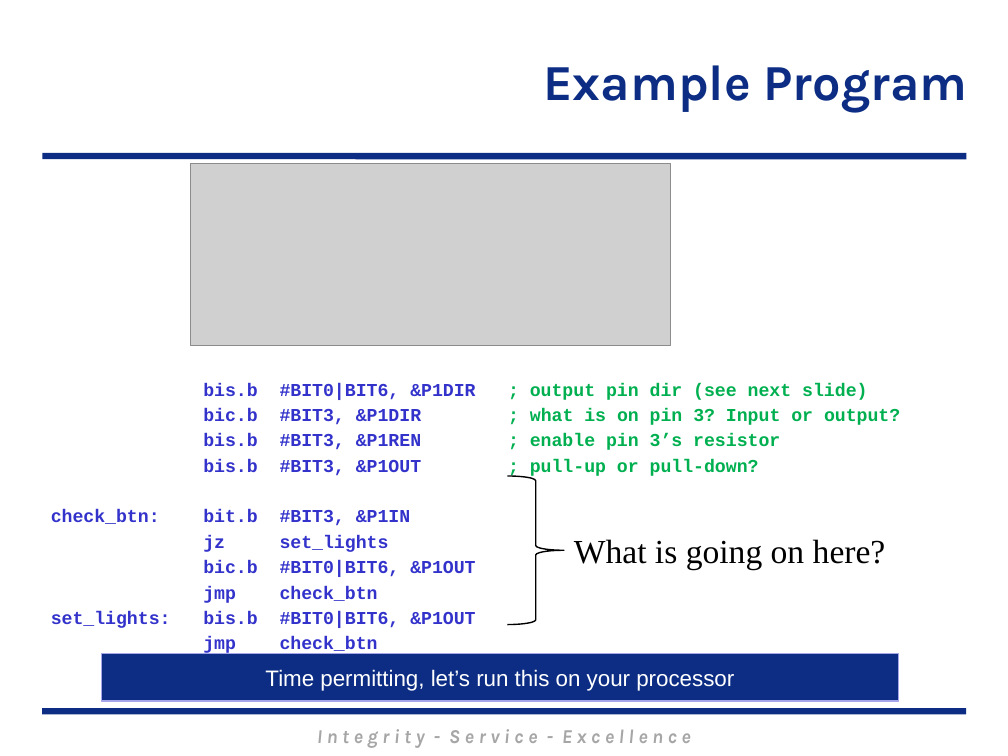
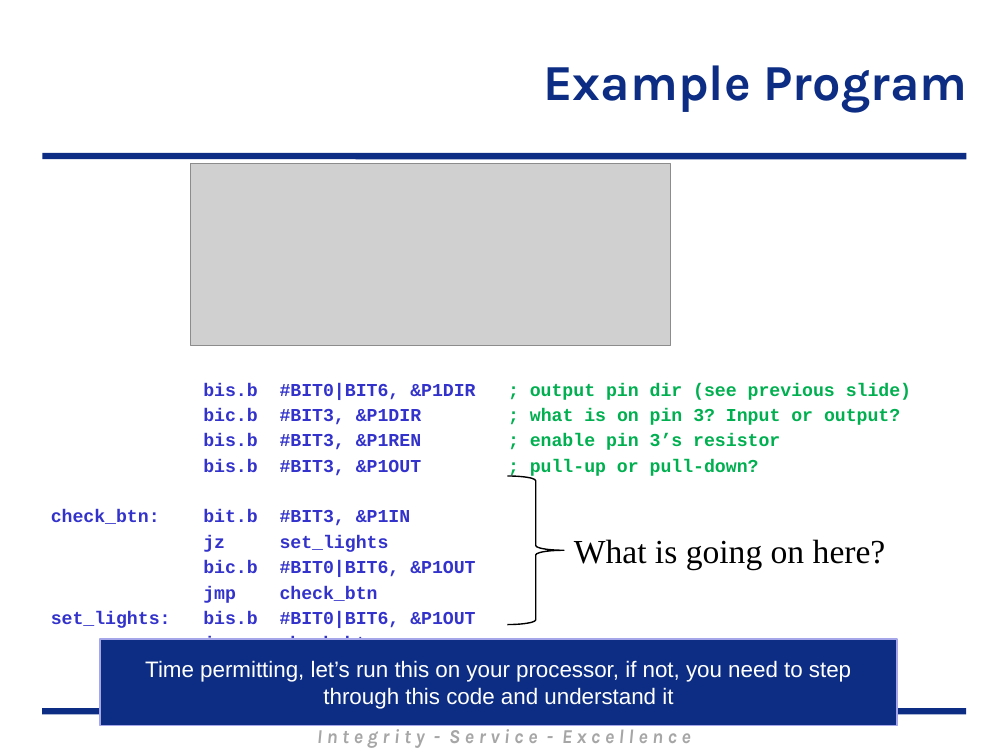
Before and after one commit to MarsUniversity/ECE382, a slide deck: slide 15 of source/lessons/lsn13/Lsn13.pptx (slide 14 before the commit). Drawn at 1008x756 pixels with LibreOffice and Linux fonts; fonts in the diff are those of the drawing; grey boxes stand for pictures; background and template pictures are left out. Boxes give left, top, right and bottom in pixels: in the first picture for what was removed or moved away, otherwise in the second. Text is boxed around its words. In the diff, an @@ line names an element or a change of style, - is before the commit and + after.

```diff
--- a/source/lessons/lsn13/Lsn13.pptx
+++ b/source/lessons/lsn13/Lsn13.pptx
@@ text at box(203, 383, 911, 472): text changed @@
-bis.b #BIT0|BIT6, &P1DIR ; output pin dir (see next slide)
+bis.b #BIT0|BIT6, &P1DIR ; output pin dir (see previous slide)
@@ rectangle "Time permitting, let’s run this ...": place and size @@
-rectangle "Time permitting, let’s run this ..." at box(102, 653, 899, 701)
+rectangle "Time permitting, let’s run this ..." at box(100, 639, 897, 726)
@@ text in rectangle at box(145, 660, 851, 709): text changed @@
-Time permitting, let’s run this on your processor
+Time permitting, let’s run this on your processor, if not, you need to step through this code and understand it
```
Also in this commit, not shown: 1 other file.
